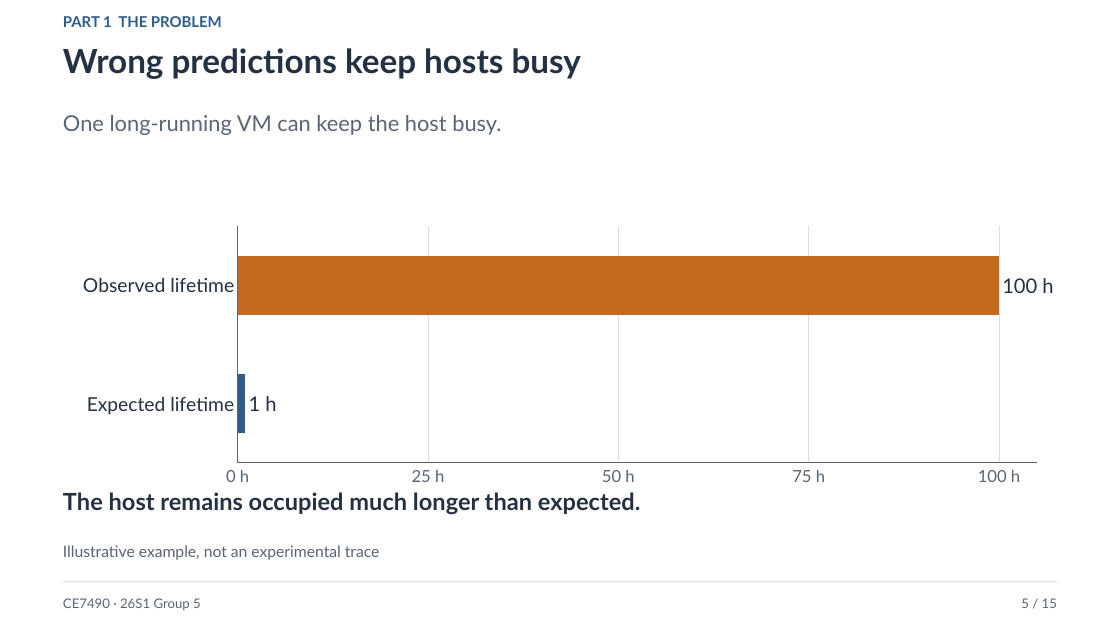
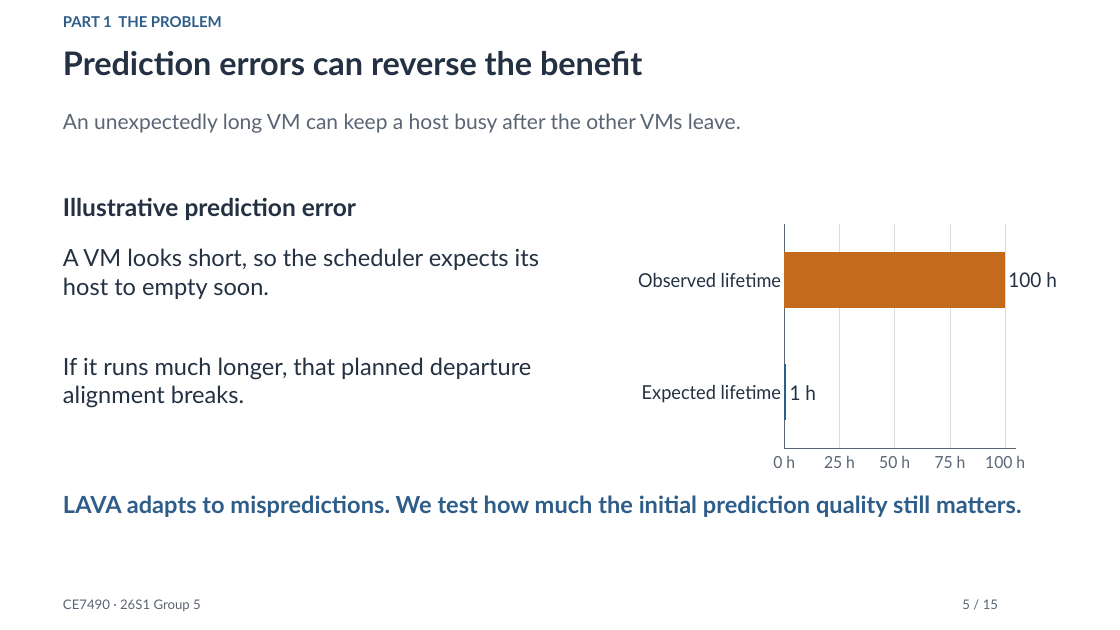
Before and after one commit to xxxmian/CE7490-P2_Revisiting_LAVA, a slide deck: slide 5 of Revisiting_Lifetime_Aware_VM_Allocation_Presentation_v4.pptx. Drawn at 1120x630 pixels with LibreOffice and Linux fonts; fonts in the diff are those of the drawing. Boxes give left, top, right and bottom in pixels: in the first picture for what was removed or moved away, otherwise in the second. Text is boxed around its words. In the diff, an @@ line names an element or a change of style, - is before the commit and + after.

```diff
--- a/Revisiting_Lifetime_Aware_VM_Allocation_Presentation_v4.pptx
+++ b/Revisiting_Lifetime_Aware_VM_Allocation_Presentation_v4.pptx
@@ text added at (63, 51, 642, 76), 27.8 pt, text #233142, bold @@
+Prediction errors can reverse the benefit
@@ text at (63, 113, 741, 133): text changed; size 28.5 to 18 pt; text colour #233142 to #5A6573; bold off @@
-Wrong predictions keep hosts busy
+An unexpectedly long VM can keep a host busy after the other VMs leave.
@@ text removed at (63, 115, 501, 135) @@
-One long-running VM can keep the host busy.
@@ text added at (63, 197, 356, 220), 21 pt, text #233142, bold @@
+Illustrative prediction error
@@ bar chart: place and size @@
-bar chart at (63, 220, 1057, 492)
+bar chart at (630, 218, 1057, 476)
@@ text added at (63, 248, 539, 299), 20.2 pt, text #233142 @@
+A VM looks short, so the scheduler expects its host to empty soon.
@@ text added at (63, 357, 532, 408), 20.2 pt, text #233142 @@
+If it runs much longer, that planned departure alignment breaks.
@@ text removed at (63, 492, 641, 515) @@
-The host remains occupied much longer than expected.
@@ text added at (63, 495, 1022, 517), 20.2 pt, text #2F5D8A, bold @@
+LAVA adapts to mispredictions. We test how much the initial prediction quality still matters.
@@ text removed at (63, 545, 380, 560) @@
-Illustrative example, not an experimental trace
@@ line removed from (63, 582) to (1057, 582) @@
@@ text "5 / 15" at (962, 599, 998, 609): alignment right to left @@
```
Also in this commit, not shown: 7 other slides changed, 7 slides added, 7 slides removed, 3 other files.
